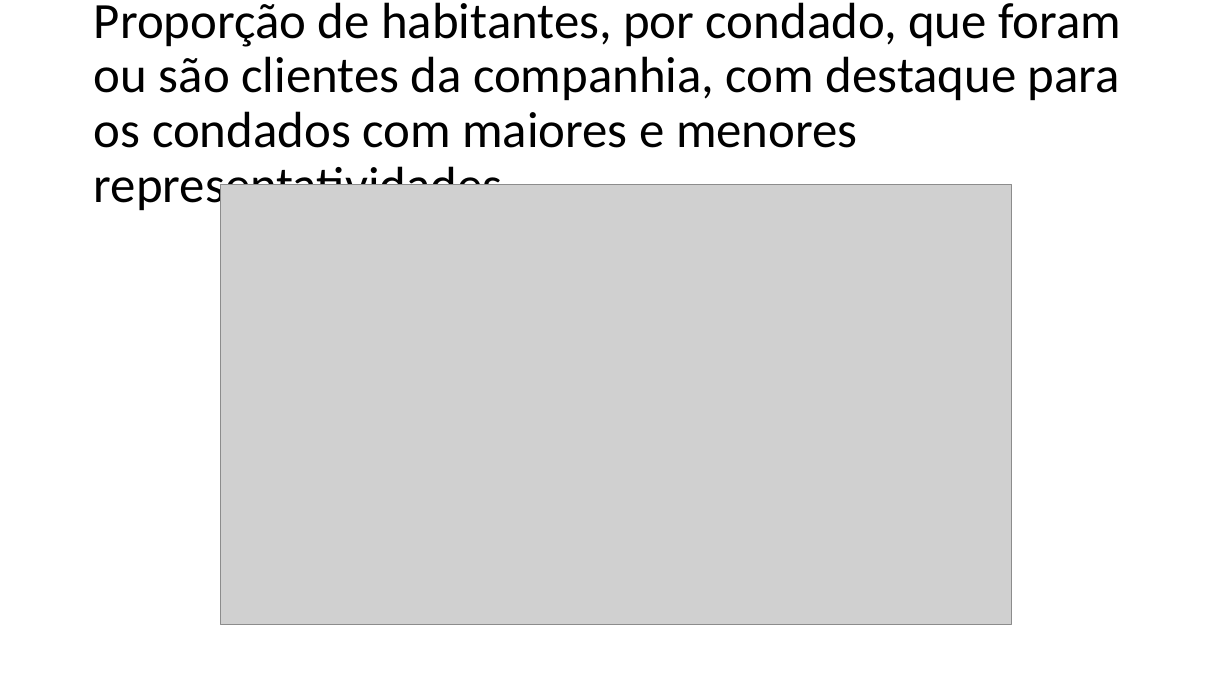
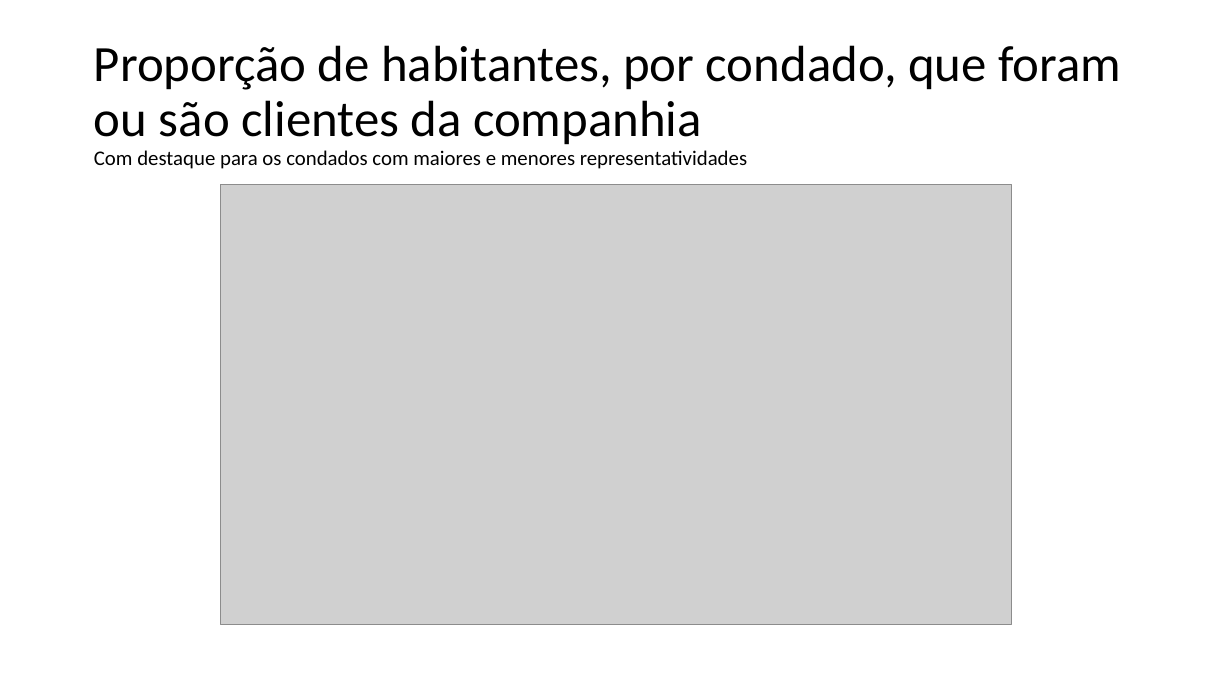
Before and after one commit to franzmonteiro/new_telco_churn, a slide deck: slide 4 of apresentacao.pptx (slide 5 before the commit). Drawn at 1232x693 pixels with LibreOffice and Linux fonts; fonts in the diff are those of the drawing; grey boxes stand for pictures; background and template pictures are left out. Boxes give left, top, right and bottom in pixels: in the first picture for what was removed or moved away, otherwise in the second. Text is boxed around its words. In the diff, an @@ line names an element or a change of style, - is before the commit and + after.

```diff
--- a/apresentacao.pptx
+++ b/apresentacao.pptx
@@ title at (94,45,1121,169): text changed @@
-Proporção de habitantes, por condado, que foram ou são clientes da companhia, com destaque para os condados com maiores e menores representatividades
+Proporção de habitantes, por condado, que foram ou são clientes da companhia
+Com destaque para os condados com maiores e menores representatividades
```
Also in this commit, not shown: 10 other slides changed, 3 slides added, 4 slides removed.
